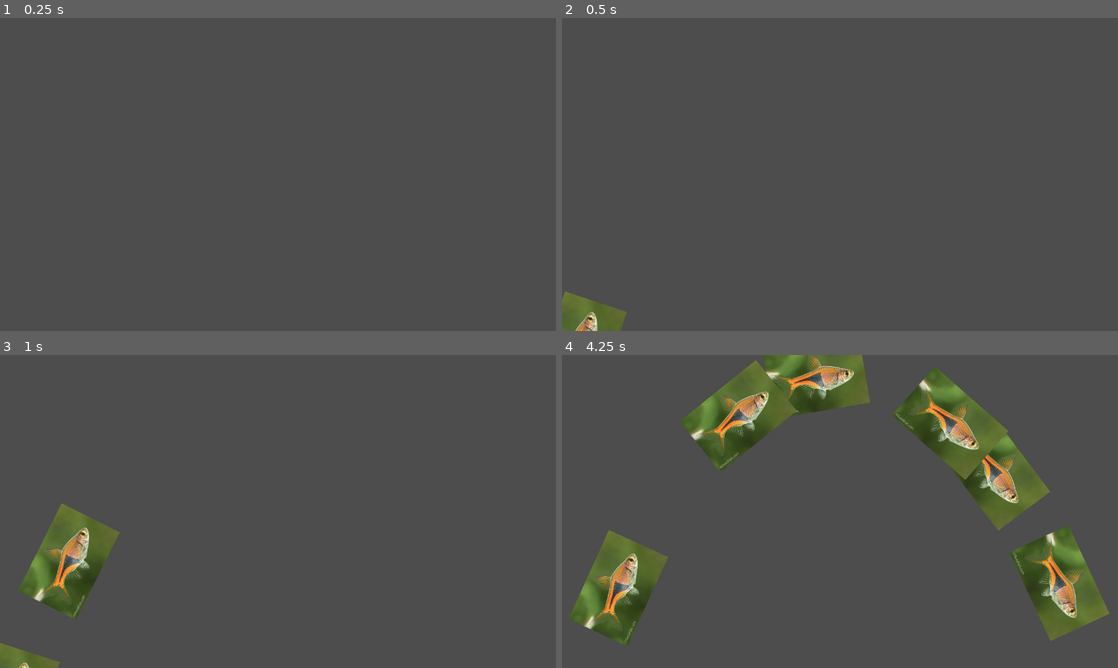
Above: before the commit, frames 1-4 (two rows, left to right).
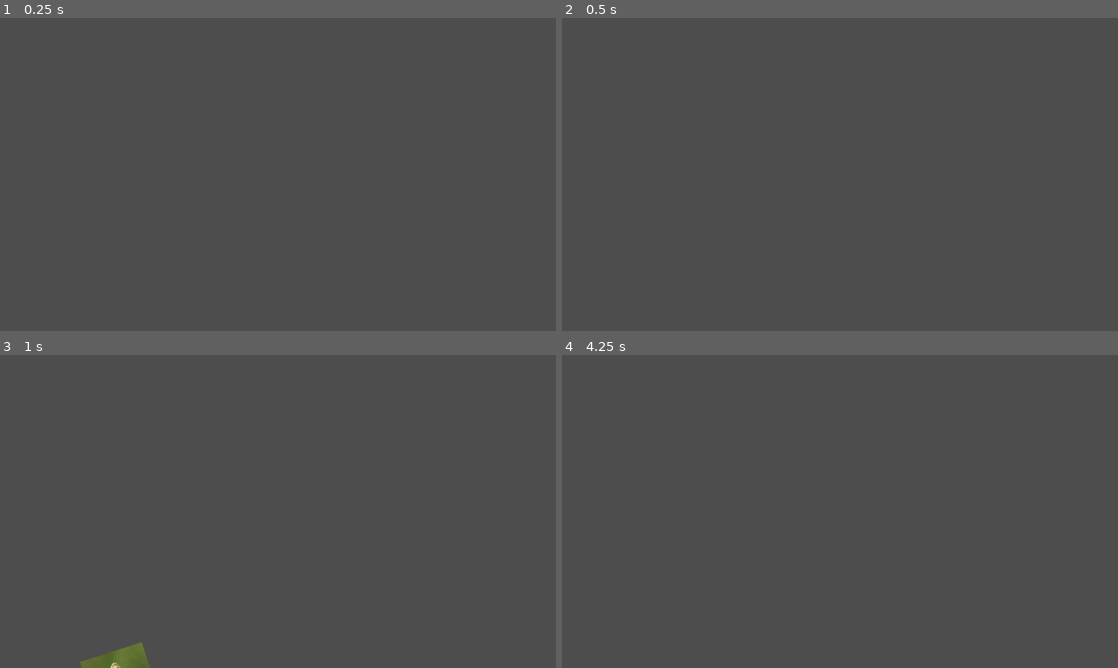
Above: after the commit, the same moments.

Repository: lolyay270/Mobile-Dev-Small
Game: Godot game, scene res://scenes/game.tscn
Two runs of this game, one before a commit and one after it. Both use one fixed random seed, a clock stepped at 60 frames per second and the inputs below. This scene is started directly instead of the project's main scene. The engine's default icon, where the game draws it, is replaced by a stand-in: a white triangle on a blue panel in a dark square.
Inputs:
- Up to frame 1 (0.25 s): no input
- Up to frame 2 (0.5 s): no input
- Up to frame 3 (1 s): no input
- Up to frame 4 (4.25 s): no input

Frame 1 is identical in both runs. In frame 2, 1.1% of the frame differs, in the area x 0-12%, y 87-100%; in frame 3, 4.7%; in frame 4, 20%, in the area x 1-99%, y 0-93%.

Commit message:
feat(spawner): fixing for nbew path2d fishes

Diff:
--- a/objects/fish.tscn
+++ b/objects/fish.tscn
@@ -9,17 +9,17 @@
 }
 point_count = 3
 
-[node name="Node2D" type="Node2D"]
-
-[node name="Path2D" type="Path2D" parent="."]
+[node name="Path2D" type="Path2D"]
+position = Vector2(1280, 0)
+scale = Vector2(-1, 1)
 curve = SubResource("Curve2D_elpeb")
 
-[node name="PathFollow2D" type="PathFollow2D" parent="Path2D"]
+[node name="PathFollow2D" type="PathFollow2D" parent="."]
 position = Vector2(0, 900)
 rotation = -0.925416
 loop = false
 script = ExtResource("1_mmmkr")
 
-[node name="Sprite2D" type="Sprite2D" parent="Path2D/PathFollow2D"]
+[node name="Sprite2D" type="Sprite2D" parent="PathFollow2D"]
 scale = Vector2(0.45, 0.45)
 texture = ExtResource("1_5c8yu")
--- a/scripts/fish.gd
+++ /dev/null
@@ -1,27 +0,0 @@
-extends RigidBody2D
-
-@export var spawnLeft: bool # fish spawns on left half to jump to the right
-@export var horDistance: float
-@export var vertDistance: float
-@export var ySpawnPos: float
-
-@onready var sprite: Sprite2D = $Sprite2D
-
-func _process(delta: float) -> void:
-	if global_position.y > ySpawnPos + 100:
-		self.queue_free()
-
-# only start moving the fish when spawner gives values
-func Start():
-	if (!spawnLeft):
-		sprite.flip_v = true
-
-	gravity_scale = 1 # start gravity
-
-	if (!spawnLeft):
-		horDistance *= -1
-
-	apply_central_impulse(Vector2(horDistance / 2.8, vertDistance * -2))
-
-func _physics_process(delta: float) -> void:
-	look_at(linear_velocity + position)
--- a/scripts/fishJumpPath.gd
+++ b/scripts/fishJumpPath.gd
@@ -1,5 +1,6 @@
 extends PathFollow2D
 
+@export var move: bool = false
 @export var speed: int = 700
 @export var gravity: float = 3
 var curSpeed;
--- a/scripts/spawner.gd
+++ b/scripts/spawner.gd
@@ -19,20 +19,20 @@
 # Called when the node enters the scene tree for the first time.
 func _ready() -> void:
 	SetRandomDelay()
-	ySpawnPos = viewportSize.y + 250
+
+	viewportSize = Vector2(get_viewport().size)
 
 
 # Called every frame. 'delta' is the elapsed time since the previous frame.
 func _process(delta: float) -> void:
-	viewportSize = Vector2(get_viewport().size)
-
 	if (lastSpawn + delay <= gameManager.runTime):
 
 		#spawn object
 		var fish = fish1.instantiate()
 		add_child(fish)
 
-		#GiveFishRandomValues(fish)
+		ChangeFishSpawn(fish)
+		ChangeFishEnd(fish)
 
 		#fish.Start()
 
@@ -41,32 +41,32 @@
 		SetRandomDelay()
 
 
-func GiveFishRandomValues(fish):
-	#left half or right spawn?
+# move where the fish spawns/jumps from
+func ChangeFishSpawn(fish: Path2D):
+	#left or right half spawn?
 	var side = randf()
-	var posMin
-	var posMax
+	var xMin
+	var xMax
+	var yMin # y = 0 is top of screen
+	var pathFollow = fish.get_child(0) # get PathFollow2D
 
 	# spawn position (within the left/right halfs of screen) randomisation
-	if (side < sideRatio):
-		fish.spawnLeft = true
-		posMin = viewportSize.x * spawnZonePadding
-		posMax = (viewportSize.x / 2) - spawnZonePadding
-	else:
-		fish.spawnLeft = false
-		posMin = (viewportSize.x / 2) + spawnZonePadding
-		posMax = viewportSize.x - (viewportSize.x * spawnZonePadding)
+	if (side < sideRatio): #spawn left
+		xMin = 0
+		xMax = (viewportSize.x / 2)
+	else: #spawn right
+		fish.scale.x *= -1 # flip whole fish object to jump to the left
 
-	var xPos = randf_range(posMin, posMax)
-	fish.transform.origin = Vector2(xPos, ySpawnPos)
+		#THESE VALUES NEED ADJUSTING!!!
+		xMin = viewportSize.x + (viewportSize.x / 2)
+		xMax = viewportSize.x * 2
 
-	if (fish.spawnLeft):
-		fish.horDistance = viewportSize.x - xPos - spawnZonePadding
-	else:
-		fish.horDistance = xPos - spawnZonePadding
+	var xPos = randf_range(xMin, xMax)
+	fish.transform.origin = Vector2(xPos, 0)
 
-	fish.vertDistance = viewportSize.y - spawnZonePadding
-	fish.ySpawnPos = ySpawnPos
+
+func ChangeFishEnd(fish: Path2D):
+	pass
 
 func SetRandomDelay() -> void:
 	delay = randf_range(minTime, maxTime)
Not shown, removed: scripts/fish.gd.uid
